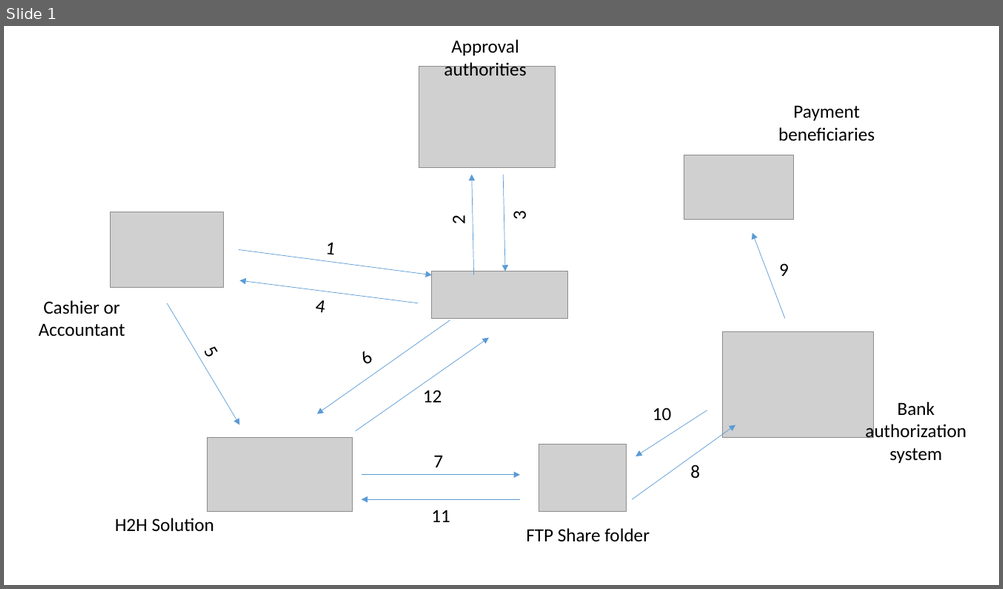
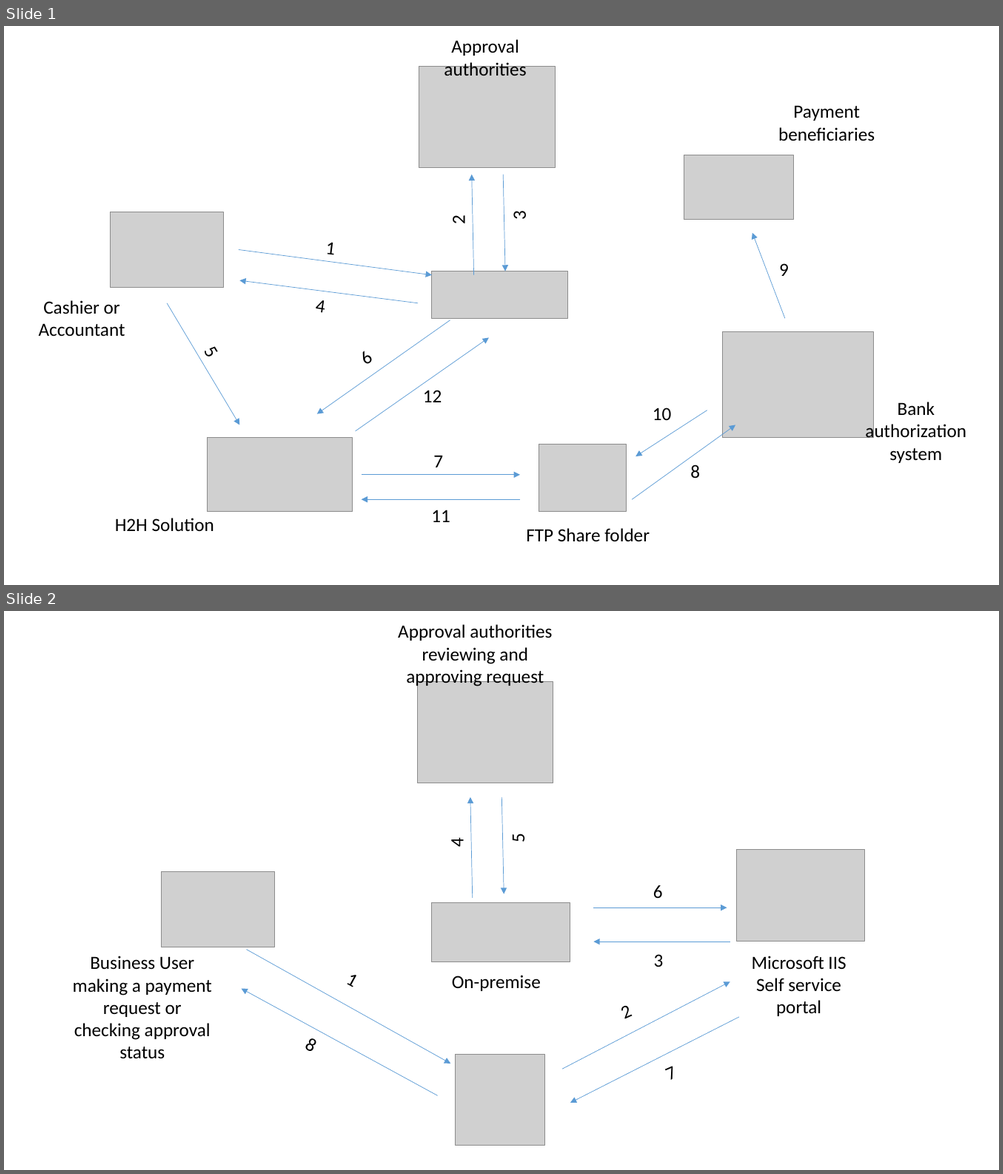
Before and after one commit to fanthony16/NAV_PaymentProcessIntegration, a slide deck: Presentation1.pptx. Shown one above the other, each under a label of ours: slide 1 before the commit, slides 1 and 2 after it. The pictures are 1003x589 and 1003x1174 pixels, drawn with LibreOffice and Linux fonts; fonts in the diff are those of the drawing; grey boxes stand for pictures. Boxes give left, top, right and bottom in pixels: in the first picture for what was removed or moved away, otherwise in the second. Text is boxed around its words. In the diff, an @@ line names an element or a change of style, - is before the commit and + after.

Commit message:
Adding Presentation File

```diff
--- a/Presentation1.pptx
+++ b/Presentation1.pptx
@@ slide 2 added at [4, 611, 999, 1170], background #FFFFFF @@
@@ text added at [398, 624, 552, 687], 18 pt, text #000000 @@
+Approval authorities reviewing and approving request
@@ picture added at [418, 682, 553, 783] @@
@@ arrow added from (472, 898) to (470, 797), #5B9BD5 0.5 pt @@
@@ arrow added from (502, 797) to (504, 894), #5B9BD5 0.5 pt @@
@@ text added at [446, 839, 469, 847], 18 pt, text #000000 @@
+4
@@ text added at [506, 834, 529, 842], 18 pt, text #000000 @@
+5
@@ picture added at [736, 850, 865, 942] @@
@@ picture added at [162, 871, 275, 947] @@
@@ text added at [653, 886, 663, 898], 18 pt, text #000000 @@
+6
@@ picture added at [432, 903, 570, 963] @@
@@ arrow added from (594, 908) to (727, 908), #5B9BD5 0.5 pt @@
@@ arrow added from (730, 943) to (594, 943), #5B9BD5 0.5 pt @@
@@ text added at [73, 956, 212, 1059], 18 pt, text #000000 @@
+Business User making a payment request or checking approval status
@@ arrow added from (247, 950) to (450, 1064), #5B9BD5 0.5 pt @@
@@ text added at [654, 954, 663, 967], 18 pt, text #000000 @@
+3
@@ text added at [751, 956, 845, 1017], 18 pt, text #000000 @@
+Microsoft IIS Self service portal
@@ text added at [345, 975, 353, 988], 18 pt, text #000000 @@
+1
@@ text added at [452, 975, 540, 991], 18 pt, text #000000 @@
+On-premise
@@ arrow added from (562, 1069) to (730, 982), #5B9BD5 0.5 pt @@
@@ arrow added from (438, 1096) to (242, 989), #5B9BD5 0.5 pt @@
@@ text added at [624, 1006, 633, 1019], 18 pt, text #000000 @@
+2
@@ arrow added from (739, 1017) to (570, 1103), #5B9BD5 0.5 pt @@
@@ text added at [304, 1039, 312, 1051], 18 pt, text #000000 @@
+8
@@ picture added at [455, 1055, 545, 1145] @@
@@ text added at [669, 1066, 677, 1080], 18 pt, text #000000 @@
+7
```
Also in this commit, not shown: 4 other files.
